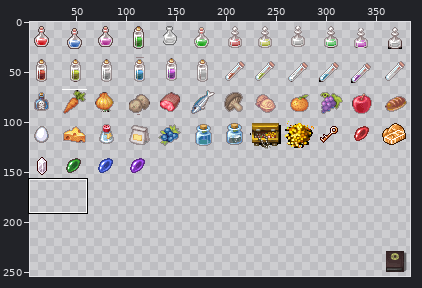
One commit to this sprite sheet: g4pa/Graphics/Characters/Item Set 1.png. Above, an overview of the earlier version with the close-up marked.
Close-up. Earlier state:
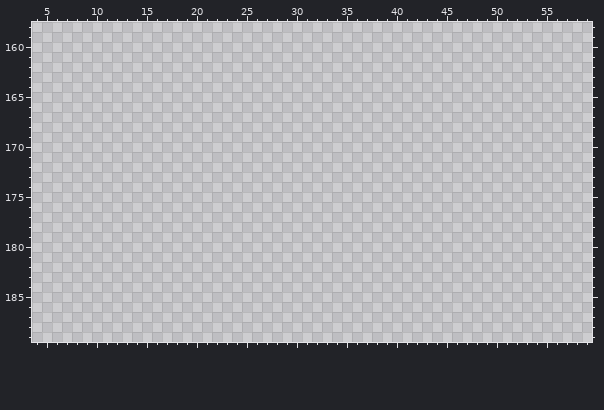
The file is 384x256 pixels. Pixels under 10% opacity are left out. Colours within 5 levels of each other are drawn and written as one. Shown: x 4..59, y 158..189. The wide view leaves out empty margins.
Palette (. is transparent): 
And afterwards:
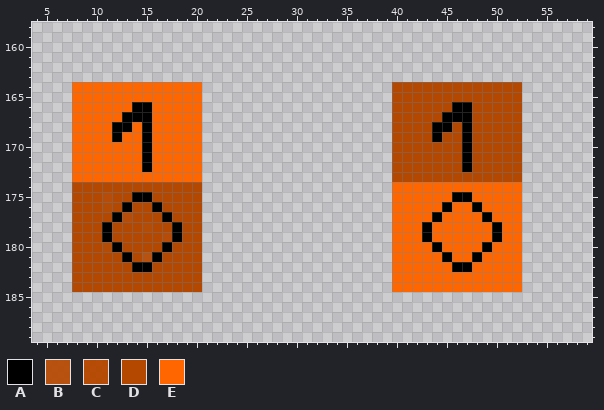
Colours new in this view: A #000000  B #b54800eb  C #b54800f7  D #b54800  E #ff6600
Change:
Colour A is added in row 166 at x 14 to 15 and 46 to 47; in row 167 at x 13 to 15 and 45 to 47; in row 168 at x 12 to 13, 15, 44 to 45 and 47; in row 169 at x 12, 15, 44 and 47; in rows 170 to 172 at x 15 and 47; in row 175 at x 14 to 15 and 46 to 47.
Colour A is added in row 176 at x 13, 16, 45 and 48; in row 177 at x 12, 17, 44 and 49; in rows 178 to 179 at x 11, 18, 43 and 50; in row 180 at x 12, 17, 44 and 49; in row 181 at x 13, 16, 45 and 48; in row 182 at x 14 to 15 and 46 to 47.
Colour B is added in row 181 at x 15.
Colour C is added in rows 175 to 176 at x 11; in row 177 at x 13; in row 178 at x 15; in row 179 at x 17; in row 180 at x 11.
Colour D is added in rows 164 to 165 at x 40 to 52; in row 166 at x 40 to 45 and 48 to 52; in row 167 at x 40 to 44 and 48 to 52; in row 168 at x 40 to 43, 46 and 48 to 52; in row 169 at x 40 to 43, 45 to 46 and 48 to 52; in rows 170 to 172 at x 40 to 46 and 48 to 52.
Colour D is added in row 173 at x 40 to 52; in row 174 at x 8 to 20; in row 175 at x 8 to 10, 12 to 13 and 16 to 20; in row 176 at x 8 to 10, 12, 14 to 15 and 17 to 20; in row 177 at x 8 to 11, 14 to 16 and 18 to 20; in row 178 at x 8 to 10, 12 to 14, 16 to 17 and 19 to 20.
Colour D is added in row 179 at x 8 to 10, 12 to 16 and 19 to 20; in row 180 at x 8 to 10, 13 to 16 and 18 to 20; in row 181 at x 8 to 12, 14 and 17 to 20; in row 182 at x 8 to 13 and 16 to 20; in rows 183 to 184 at x 8 to 20.
Colour E is added in rows 164 to 165 at x 8 to 20; in row 166 at x 8 to 13 and 16 to 20; in row 167 at x 8 to 12 and 16 to 20; in row 168 at x 8 to 11, 14 and 16 to 20; in row 169 at x 8 to 11, 13 to 14 and 16 to 20; in rows 170 to 172 at x 8 to 14 and 16 to 20.
Colour E is added in row 173 at x 8 to 20; in row 174 at x 40 to 52; in row 175 at x 40 to 45 and 48 to 52; in row 176 at x 40 to 44, 46 to 47 and 49 to 52; in row 177 at x 40 to 43, 45 to 48 and 50 to 52; in rows 178 to 179 at x 40 to 42, 44 to 49 and 51 to 52.
Colour E is added in row 180 at x 40 to 43, 45 to 48 and 50 to 52; in row 181 at x 40 to 44, 46 to 47 and 49 to 52; in row 182 at x 40 to 45 and 48 to 52; in rows 183 to 184 at x 40 to 52.
Boxes around the changes in both close-ups, in picture pixels (x1, y1, x2, y2):
added: (72, 82, 202, 292)
added: (392, 82, 522, 292)
